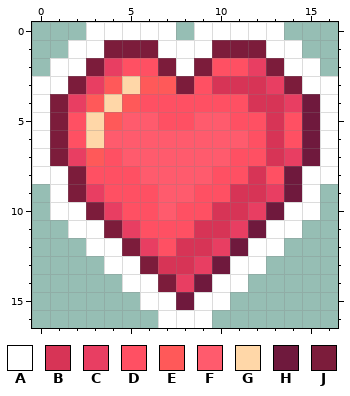
Pixel-art sprite: Assets/Sprites/UI/Hearts.png. Above is the file before it was changed.
The file is 17x17 pixels.
Palette (. is transparent): A #ffffff  B #d73456  C #e83e62  D #ff5063  E #ff5959  F #ff5b6d  G #ffd7a8  H #6f193d  J #7c1c3b
Pixels before, first column x 0:
 0 ...AAAAA.AAAAA...
 1 ..AAJJJAAAJJJAA..
 2 .AAJCDDJAJDDCJAA.
 3 AAJCEGEEJDBBBCJAA
 4 AJCEGEDDDDDDBBCHA
 5 AJDGEFFDDFFDDBDHA
 6 AJDGFFFFFFFFDBDHA
 7 AJCEDFFFFFFDDBCHA
 8 AAJDDDFFFFDDBDHAA
 9 .AJCDDDFFDDBBCHA.
10 .AAJCDDFDDBBCHAA.
11 ..AAJCDDDBBCHAA..
12 ...AAJCDBBCHAA...
13 ....AAJBBCHAA....
14 .....AAJCHAA.....
15 ......AAHAA......
16 .......AAA.......
New version:
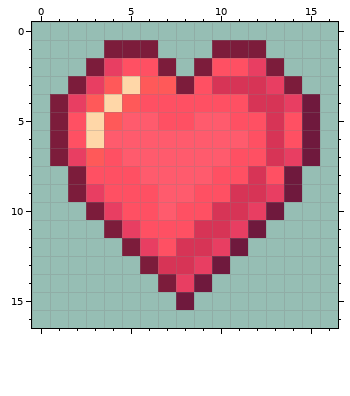
The commit says: gummy heart done
Change:
Changed rows in their new state; - is an unchanged pixel.
first column x 0:
 0 ---.....-.....---
 1 --..---...---..--
 2 -..-----.-----..-
 3 ..-------------..
 4 .---------------.
 5 .---------------.
 6 .---------------.
 7 .---------------.
 8 ..-------------..
 9 -.-------------.-
10 -..-----------..-
11 --..---------..--
12 ---..-------..---
13 ----..-----..----
14 -----..---..-----
15 ------..-..------
16 -------...-------
Pixel boxes of the changes (left, top, right, bottom) in both pictures:
erased: (32, 22, 338, 328)
